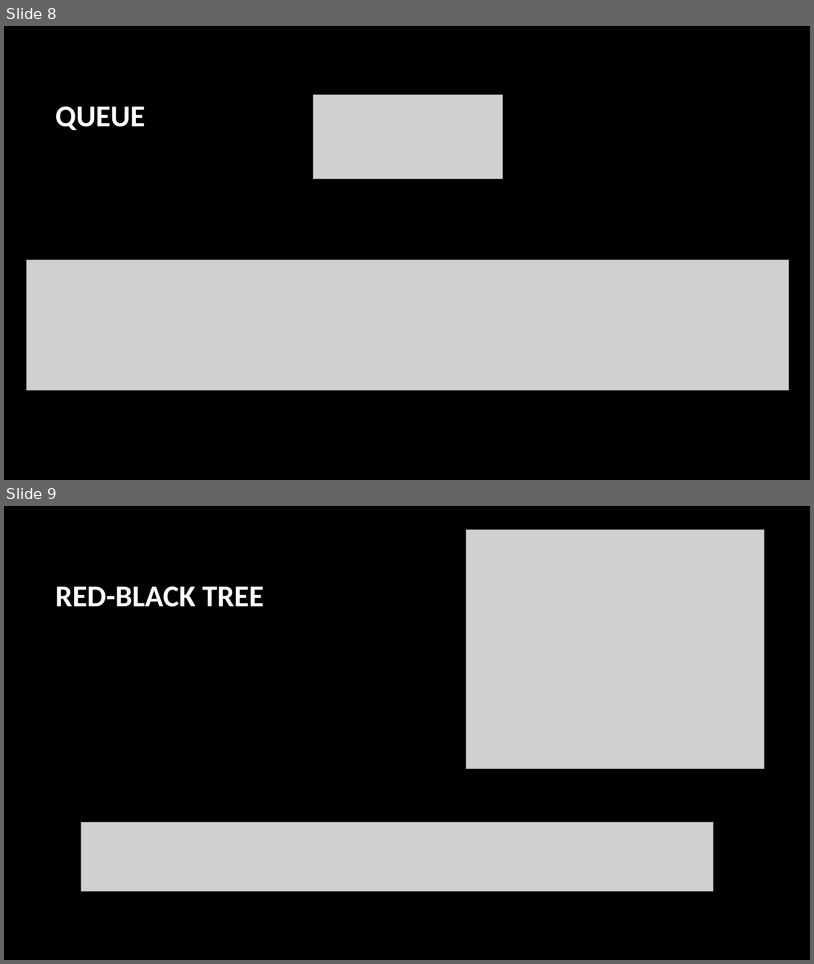
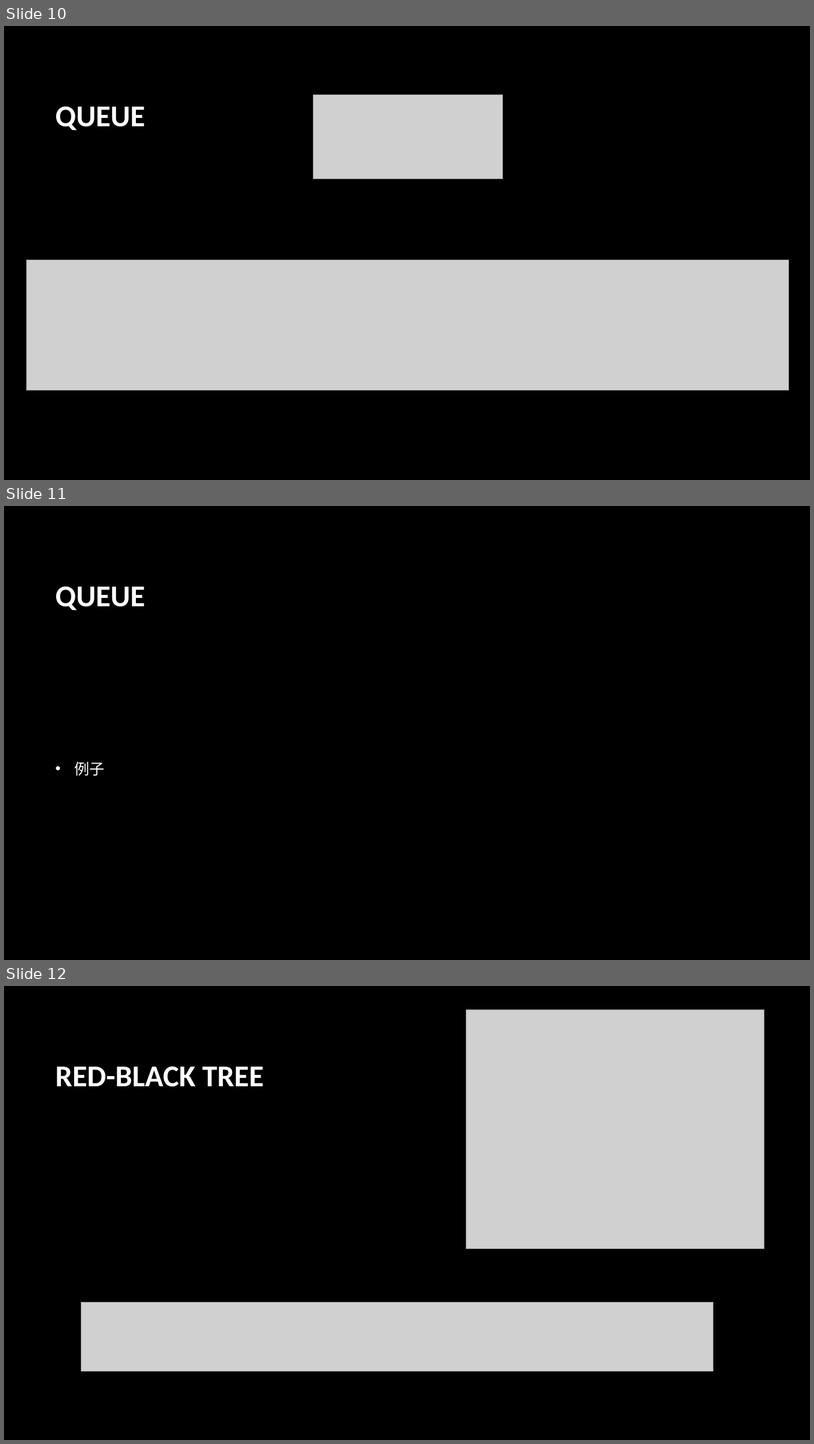
Before and after one commit to 1045917067/nginx-1.14.0-research, a slide deck: docs/nginx基本结构.pptx. Shown one above the other, each under a label of ours: slides 8 and 9 before the commit, slides 10, 11 and 12 after it. The pictures are 814x964 and 814x1444 pixels, drawn with LibreOffice and Linux fonts; fonts in the diff are those of the drawing; grey boxes stand for pictures; background and template pictures are left out. Boxes give left, top, right and bottom in pixels: in the first picture for what was removed or moved away, otherwise in the second. Text is boxed around its words. In the diff, an @@ line names an element or a change of style, - is before the commit and + after.

```diff
--- a/docs/nginx基本结构.pptx
+++ b/docs/nginx基本结构.pptx
@@ slide 11 added at (4,506,810,960), background picture (left out) @@
@@ title added at (56,586,145,610), 36 pt, text #FFFFFF, bold @@
+QUEUE
@@ text added at (74,762,104,775), 18 pt, text #FFFFFF @@
+• 例子
@@ what was slide 8 is now slide 10 @@
@@ what was slide 9 is now slide 12 @@
```
Also in this commit, not shown: 2 slides changed, 3 other slides added.
